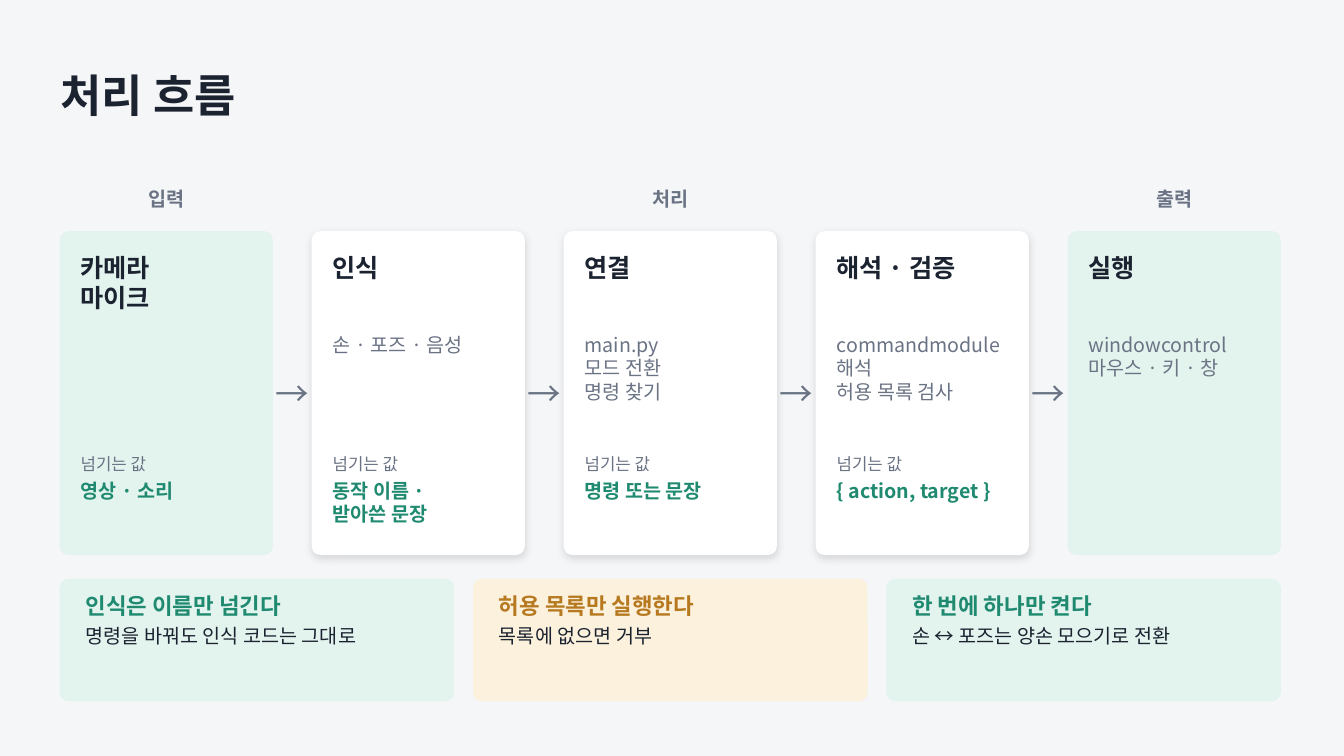
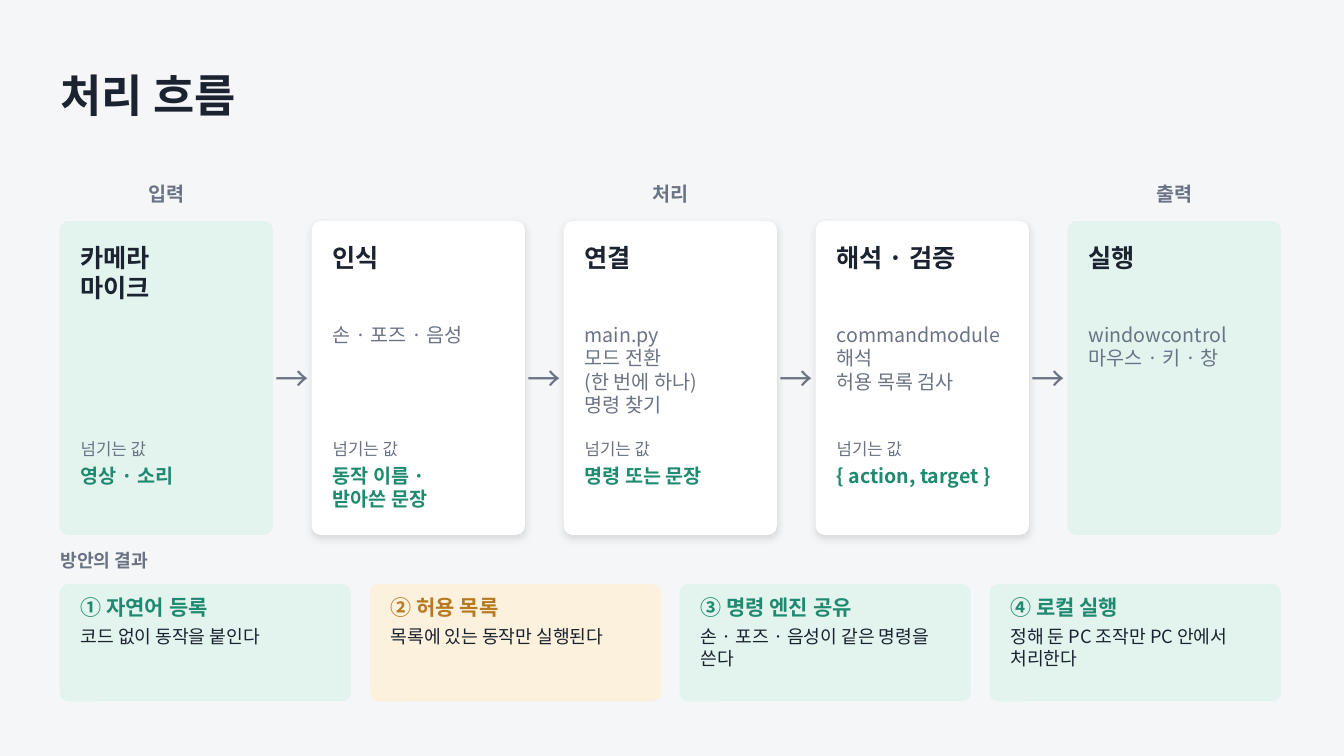
Before and after one commit to JungUH-0/JungPra, a slide deck: slide 4 of pythonpra/myproject/ppt/assistant_process.pptx (slide 5 before the commit). Drawn at 1344x756 pixels with LibreOffice and Linux fonts; fonts in the diff are those of the drawing. Boxes give left, top, right and bottom in pixels: in the first picture for what was removed or moved away, otherwise in the second. Text is boxed around its words. In the diff, an @@ line names an element or a change of style, - is before the commit and + after.

```diff
--- a/pythonpra/myproject/ppt/assistant_process.pptx
+++ b/pythonpra/myproject/ppt/assistant_process.pptx
@@ 3 texts: place and size @@
-3 texts at bbox=[148, 189, 1192, 208]
+3 texts at bbox=[148, 184, 1192, 203]
@@ rounded rectangle: place and size @@
-rounded rectangle at bbox=[60, 232, 272, 555]
+rounded rectangle at bbox=[60, 222, 272, 534]
@@ text "→" rewrapped from bbox=[272, 232, 313, 555] to bbox=[272, 222, 313, 534] @@
@@ rounded rectangle: place and size @@
-rounded rectangle at bbox=[313, 232, 524, 555]
+rounded rectangle at bbox=[313, 222, 524, 534]
@@ text "→" rewrapped from bbox=[524, 232, 565, 555] to bbox=[524, 222, 565, 534] @@
@@ rounded rectangle: place and size @@
-rounded rectangle at bbox=[565, 232, 776, 555]
+rounded rectangle at bbox=[565, 222, 776, 534]
@@ text "→" rewrapped from bbox=[776, 232, 817, 555] to bbox=[776, 222, 817, 534] @@
@@ rounded rectangle: place and size @@
-rounded rectangle at bbox=[817, 232, 1028, 555]
+rounded rectangle at bbox=[817, 222, 1028, 534]
@@ text "→" rewrapped from bbox=[1028, 232, 1069, 555] to bbox=[1028, 222, 1069, 534] @@
@@ rounded rectangle: place and size @@
-rounded rectangle at bbox=[1069, 232, 1280, 555]
+rounded rectangle at bbox=[1069, 222, 1280, 534]
@@ 9 texts: place and size @@
-9 texts at bbox=[81, 256, 1227, 401]
+9 texts at bbox=[81, 246, 1227, 414]
@@ text at bbox=[585, 373, 697, 393]: paragraph added @@
+(한 번에 하나)
@@ 8 texts: place and size @@
-8 texts at bbox=[81, 456, 979, 523]
+8 texts at bbox=[81, 441, 979, 508]
@@ text added at bbox=[60, 551, 148, 569], 13 pt, text #6A7384, bold @@
+방안의 결과
@@ rounded rectangle: place and size @@
-rounded rectangle at bbox=[60, 580, 454, 701]
+rounded rectangle at bbox=[60, 585, 351, 701]
@@ text added at bbox=[81, 597, 260, 645], 13 pt, text #1B2230 @@
+① 자연어 등록
+코드 없이 동작을 붙인다
@@ text removed at bbox=[86, 595, 356, 645] @@
-인식은 이름만 넘긴다
-명령을 바꿔도 인식 코드는 그대로
@@ proportions changed in 3 elements at bbox=[60, 585, 351, 701], bbox=[990, 585, 1280, 701], bbox=[370, 585, 660, 701] @@
@@ rounded rectangle: place and size @@
-rounded rectangle at bbox=[474, 580, 867, 701]
+rounded rectangle at bbox=[370, 585, 660, 701]
@@ text at bbox=[391, 597, 603, 645]: text changed; size 16 to 13 pt; text colour #B7791F to #1B2230; bold off @@
-허용 목록만 실행한다
-목록에 없으면 거부
+② 허용 목록
+목록에 있는 동작만 실행된다
@@ rounded rectangle added at bbox=[681, 585, 971, 701], fill #E3F3EE, outline #E3F3EE 1 pt @@
@@ text added at bbox=[701, 597, 929, 667], 13 pt, text #1B2230 @@
+③ 명령 엔진 공유
+손 · 포즈 · 음성이 같은 명령을 쓴다
@@ text removed at bbox=[912, 595, 1170, 645] @@
-한 번에 하나만 켠다
-손 ↔ 포즈는 양손 모으기로 전환
@@ rounded rectangle: place and size @@
-rounded rectangle at bbox=[887, 580, 1280, 701]
+rounded rectangle at bbox=[990, 585, 1280, 701]
@@ text added at bbox=[1011, 597, 1227, 667], 13 pt, text #1B2230 @@
+④ 로컬 실행
+정해 둔 PC 조작만 PC 안에서 처리한다
```
Also in this commit, not shown: 10 other slides changed, 1 slide added, 2 slides removed, 2 other files.
